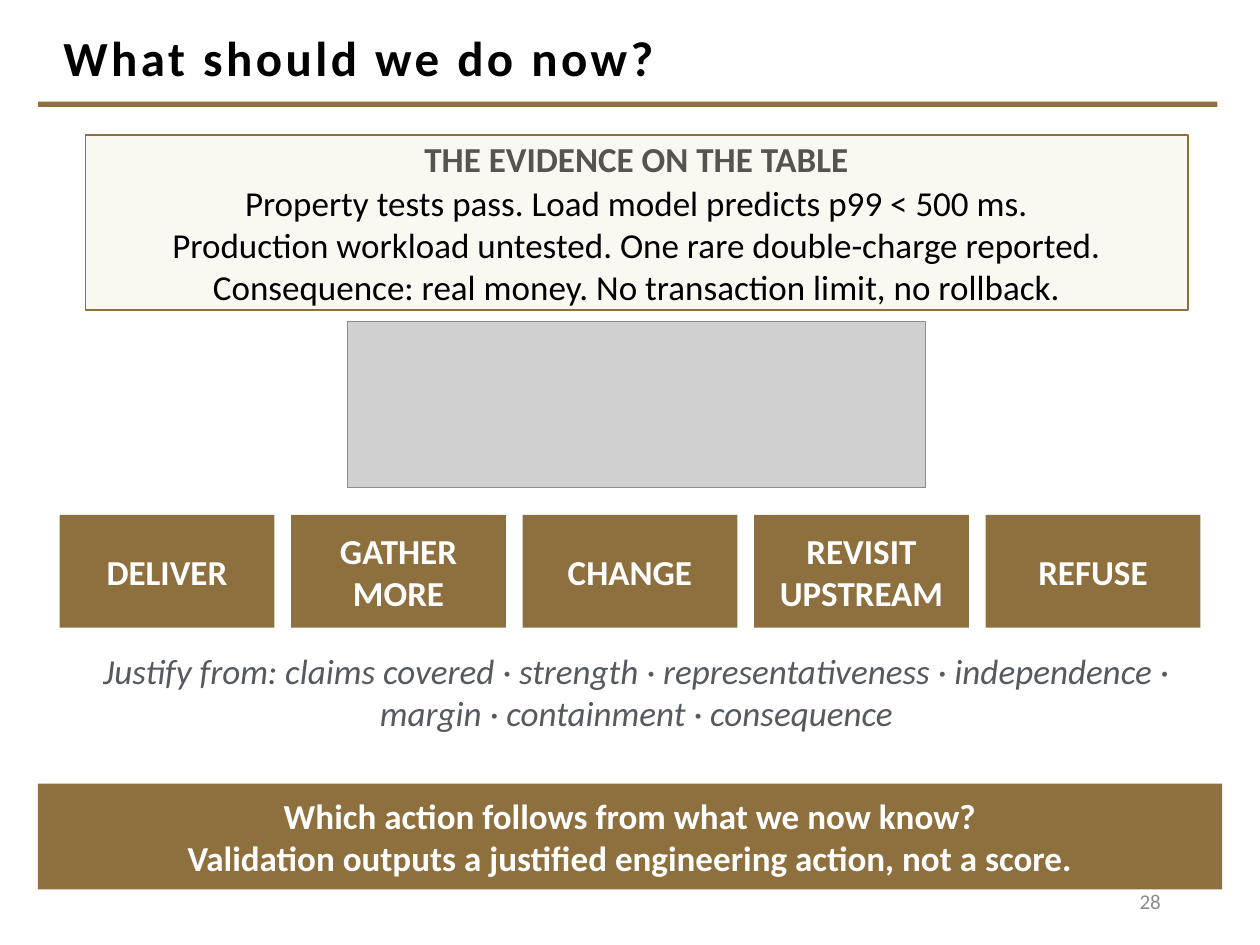
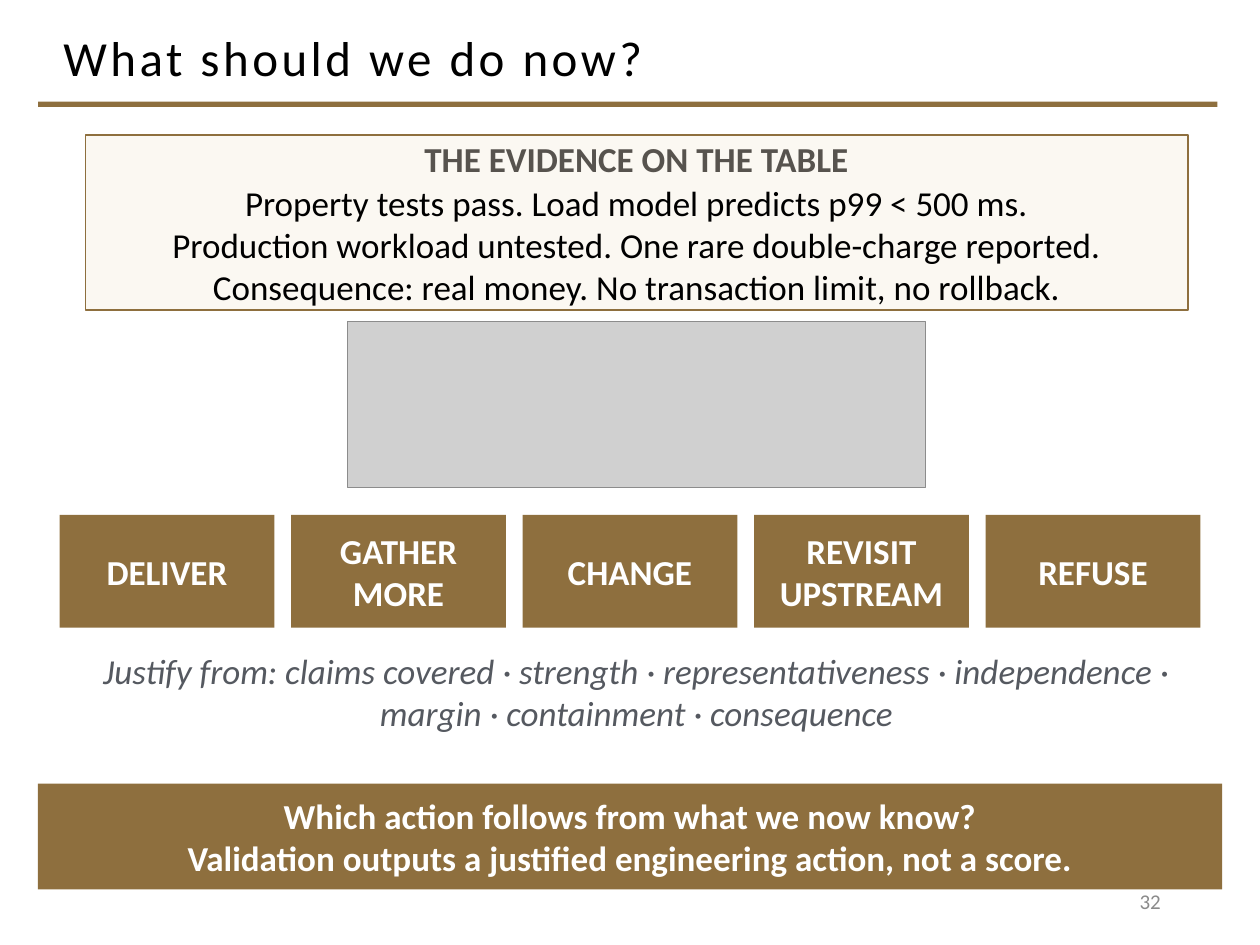
Before and after one commit to davisjam/model-based-agentic-software-engineering, a slide deck: slide 32 of course/lectures/act-1-foundations/08-validation/1-8-Validation.pptx (slide 28 before the commit). Drawn at 1260x945 pixels with LibreOffice and Linux fonts; fonts in the diff are those of the drawing; grey boxes stand for pictures; background and template pictures are left out. Boxes give left, top, right and bottom in pixels: in the first picture for what was removed or moved away, otherwise in the second. Text is boxed around its words. In the diff, an @@ line names an element or a change of style, - is before the commit and + after.

```diff
--- a/course/lectures/act-1-foundations/08-validation/1-8-Validation.pptx
+++ b/course/lectures/act-1-foundations/08-validation/1-8-Validation.pptx
@@ title "What should we do now?" at box(63, 42, 642, 77): bold off @@
@@ page number at box(1140, 895, 1161, 909): text changed @@
-28
+32
```
Also in this commit, not shown: 26 other slides changed, 4 slides added.
